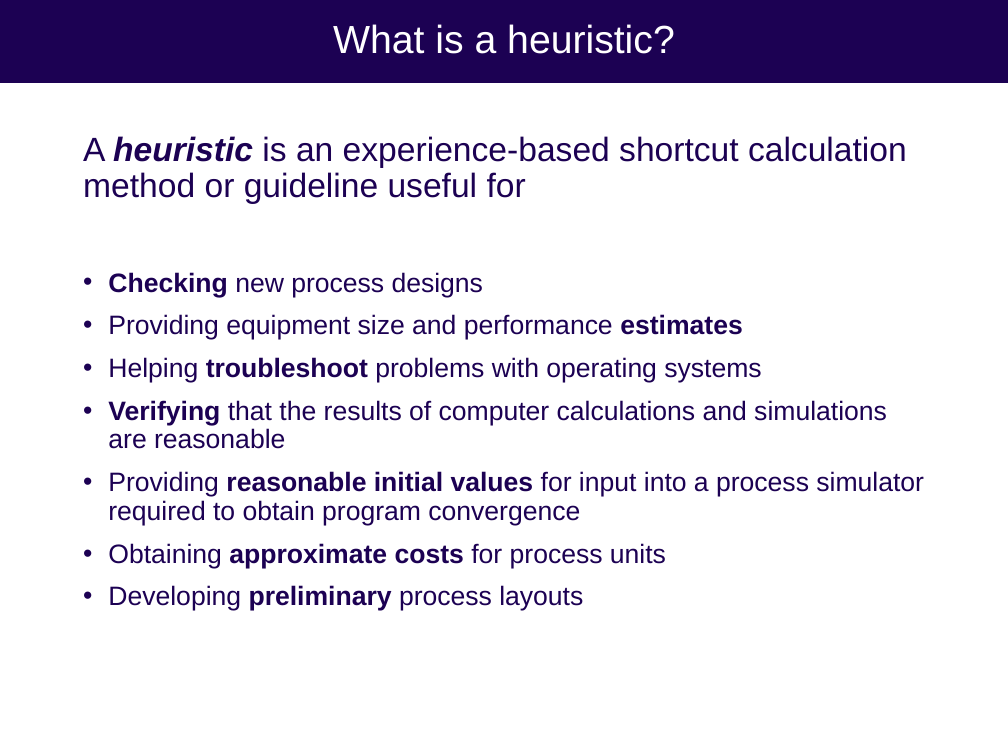
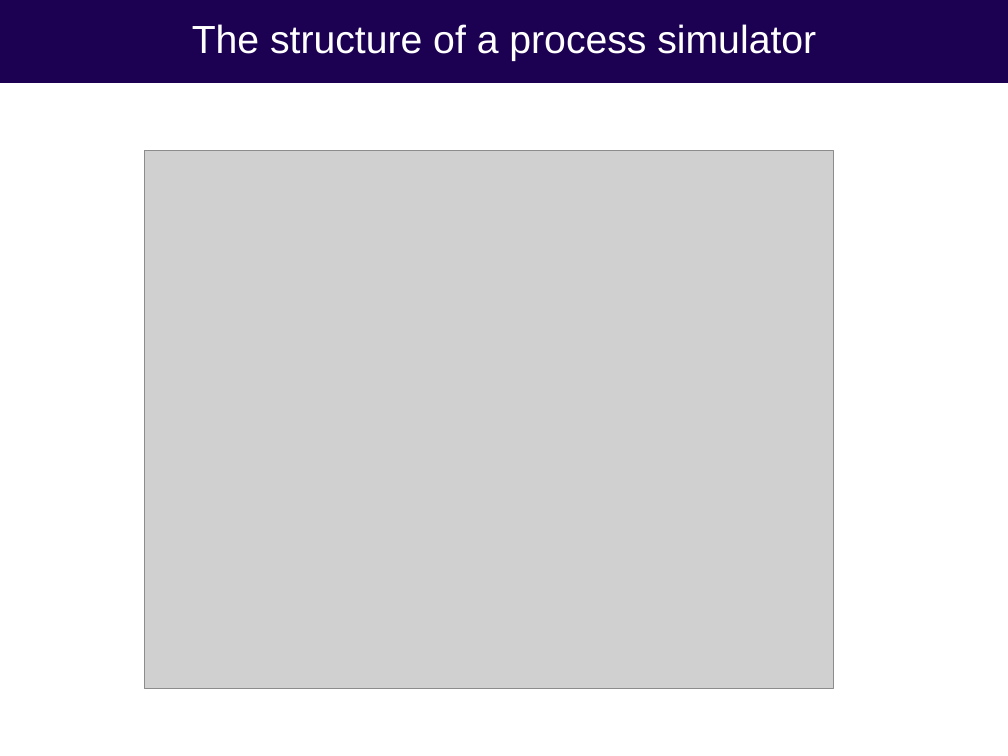
Before and after one commit to uw-cheme485/uw-cheme485.github.io, a slide deck: slide 3 of lectures/L6_Aspen.pptx. Drawn at 1008x756 pixels with LibreOffice and Linux fonts; fonts in the diff are those of the drawing; grey boxes stand for pictures. Boxes give left, top, right and bottom in pixels: in the first picture for what was removed or moved away, otherwise in the second. Text is boxed around its words. In the diff, an @@ line names an element or a change of style, - is before the commit and + after.

```diff
--- a/lectures/L6_Aspen.pptx
+++ b/lectures/L6_Aspen.pptx
@@ title at (192, 24, 816, 61): text changed @@
-What is a heuristic?
+The structure of a process simulator
@@ text removed at (83, 136, 924, 611) @@
-A heuristic is an experience-based shortcut calculation method or guideline useful for
-• Checking new process designs
-• Providing equipment size and performance estimates
-• Helping troubleshoot problems with operating systems
-• Verifying that the results of computer calculations and simulations are reasonable
-• Providing reasonable initial values for input into a process simulator required to obtain program convergence
-• Obtaining approximate costs for process units
-• Developing preliminary process layouts
@@ picture added at (144, 151, 834, 688) @@
```
Also in this commit, not shown: 1 other slide changed, 10 slides added, 1 slide removed, 3 other files.
